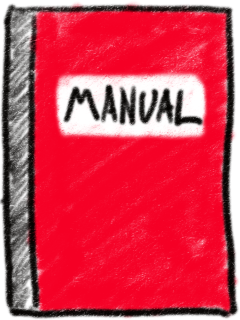
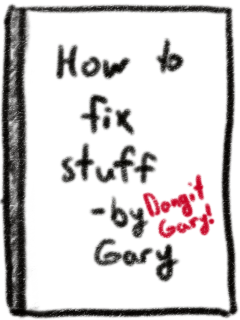
Comparing the layer stacks of the two 240 x 320 images. Changes:
showed "pages", painted on it over <box>13,0,240,320</box>
showed "rightoutline" over <box>13,0,240,320</box>
hid "Paint Layer 1" over <box>13,0,240,320</box>
hid "Paint Layer 4" over <box>13,64,237,192</box>
hid "Paint Layer 2" over <box>13,0,240,320</box>
